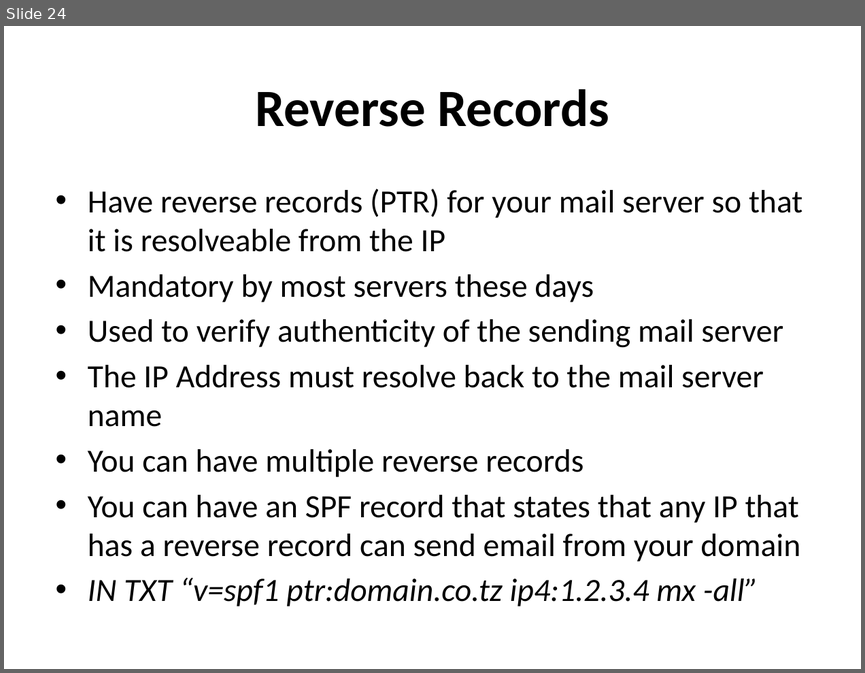
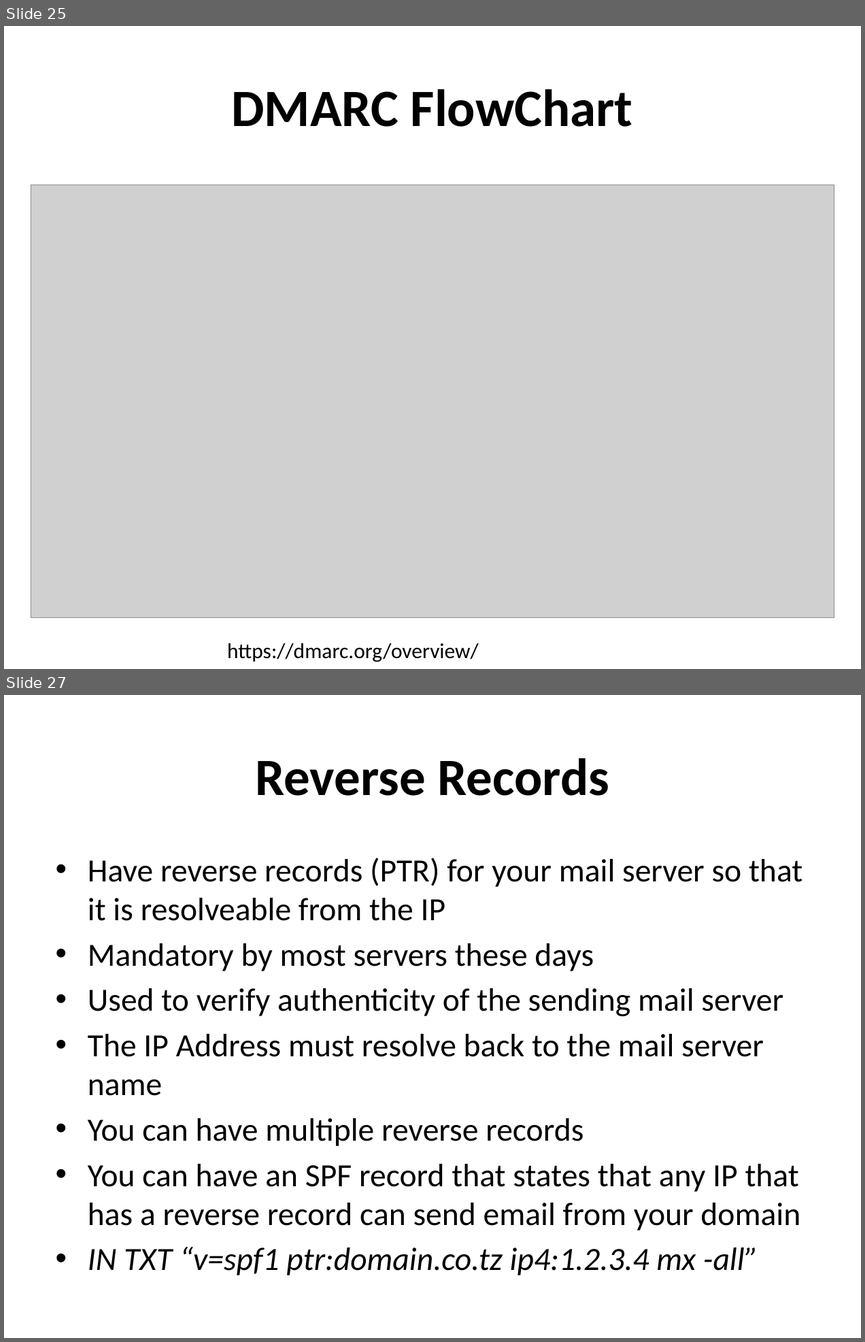
Before and after one commit to afnog/afnog.github.io, a slide deck: sse/postfix/postfix-mailgateway-debian.ppt. Shown one above the other, each under a label of ours: slide 24 before the commit, slides 25 and 27 after it; the slides between them are not shown. The pictures are 865x673 and 865x1342 pixels, drawn with LibreOffice and Linux fonts; fonts in the diff are those of the drawing; grey boxes stand for pictures. Boxes give left, top, right and bottom in pixels: in the first picture for what was removed or moved away, otherwise in the second. Text is boxed around its words. In the diff, an @@ line names an element or a change of style, - is before the commit and + after.

```diff
--- a/sse/postfix/postfix-mailgateway-debian.ppt
+++ b/sse/postfix/postfix-mailgateway-debian.ppt
@@ slide 25 added at [4,26,861,669], background #FFFFFF @@
@@ title added at [231,89,633,127], 44 pt, text #000000, bold @@
+DMARC FlowChart
@@ picture added at [31,184,834,617] @@
@@ text added at [227,643,479,662], 18 pt, text #000000 @@
+https://dmarc.org/overview/
@@ what was slide 24 is now slide 27 @@
```
Also in this commit, not shown: 1 slide changed, 3 other slides added, 1 slide removed.
